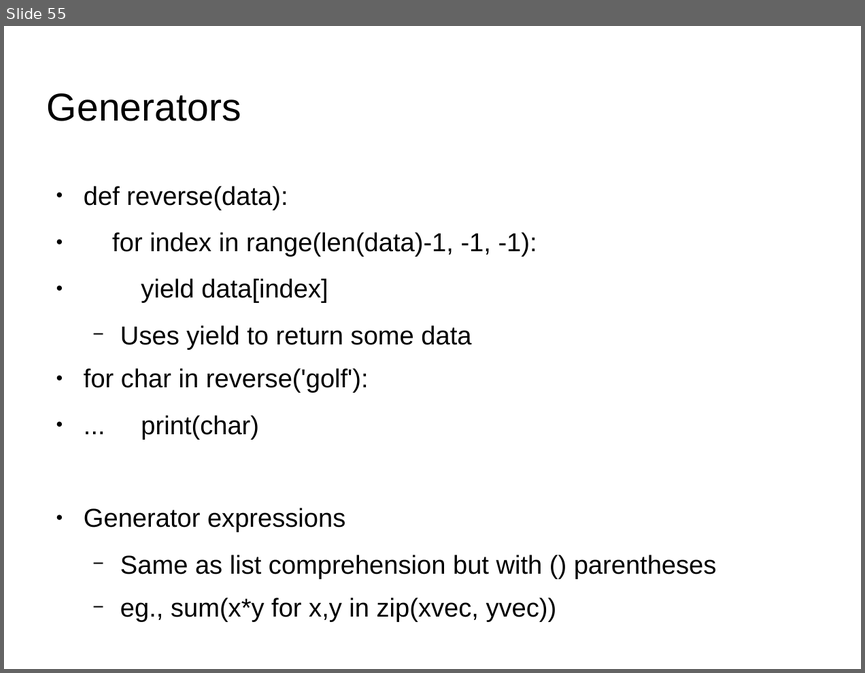
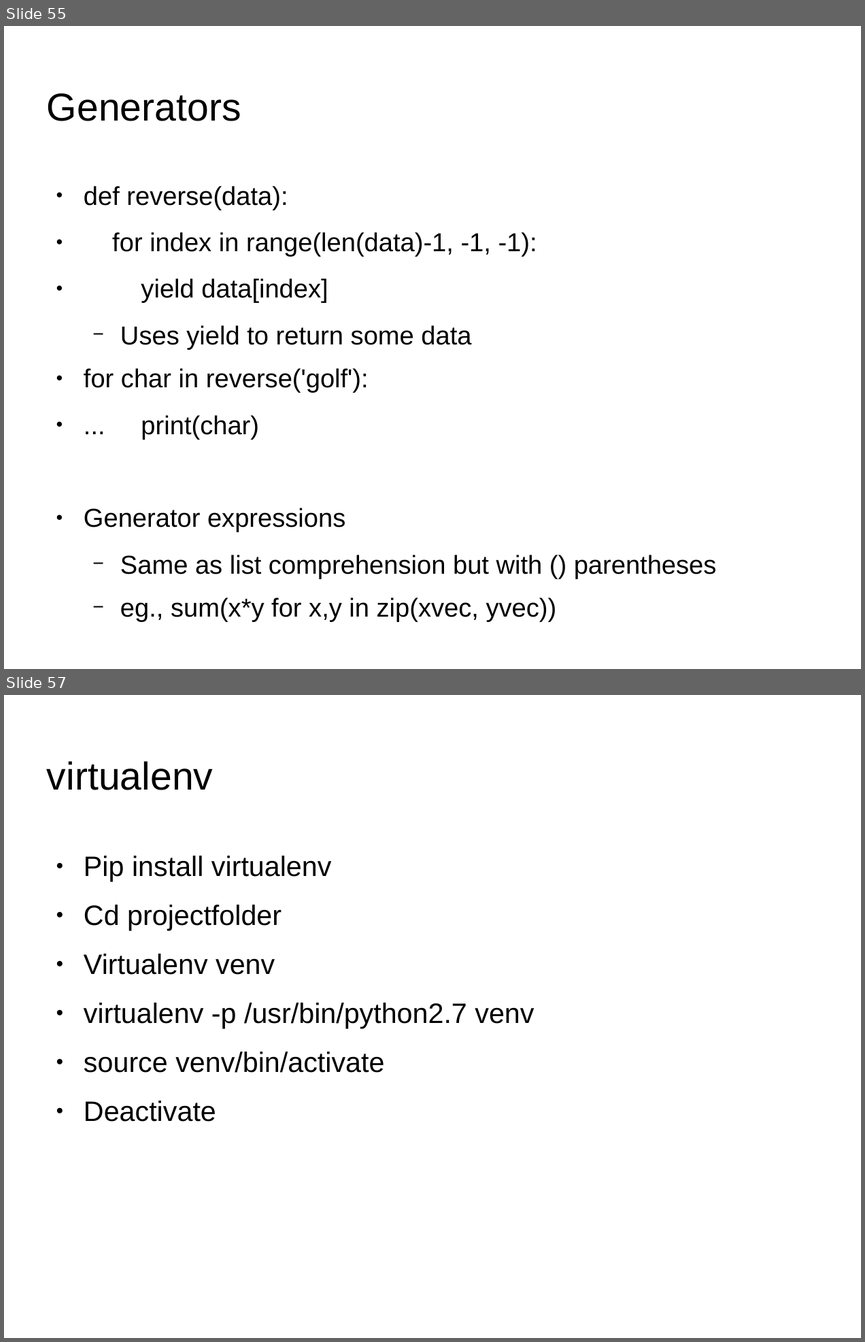
Before and after one commit to shikha-desai/Internship_PreWork, a slide deck: Python/Python_Notes.odp. Shown one above the other, each under a label of ours: slide 55 before the commit, slides 55 and 57 after it; the slides between them are not shown. The pictures are 865x673 and 865x1342 pixels, drawn with LibreOffice and Linux fonts; fonts in the diff are those of the drawing; background and template pictures are left out. Boxes give left, top, right and bottom in pixels: in the first picture for what was removed or moved away, otherwise in the second. Text is boxed around its words. In the diff, an @@ line names an element or a change of style, - is before the commit and + after.

```diff
--- a/Python/Python_Notes.odp
+++ b/Python/Python_Notes.odp
@@ slide 57 added at bbox=[4, 695, 861, 1338], background picture (left out) @@
@@ title added at bbox=[47, 761, 213, 790], 36 pt, text #000000 @@
+virtualenv
@@ text added at bbox=[84, 855, 534, 1121], 26 pt, text #000000 @@
+● Pip install virtualenv
+● Cd projectfolder
+● Virtualenv venv
+● virtualenv -p /usr/bin/python2.7 venv
+● source venv/bin/activate
+● Deactivate
```
Also in this commit, not shown: 3 other slides added, 26 other files.
